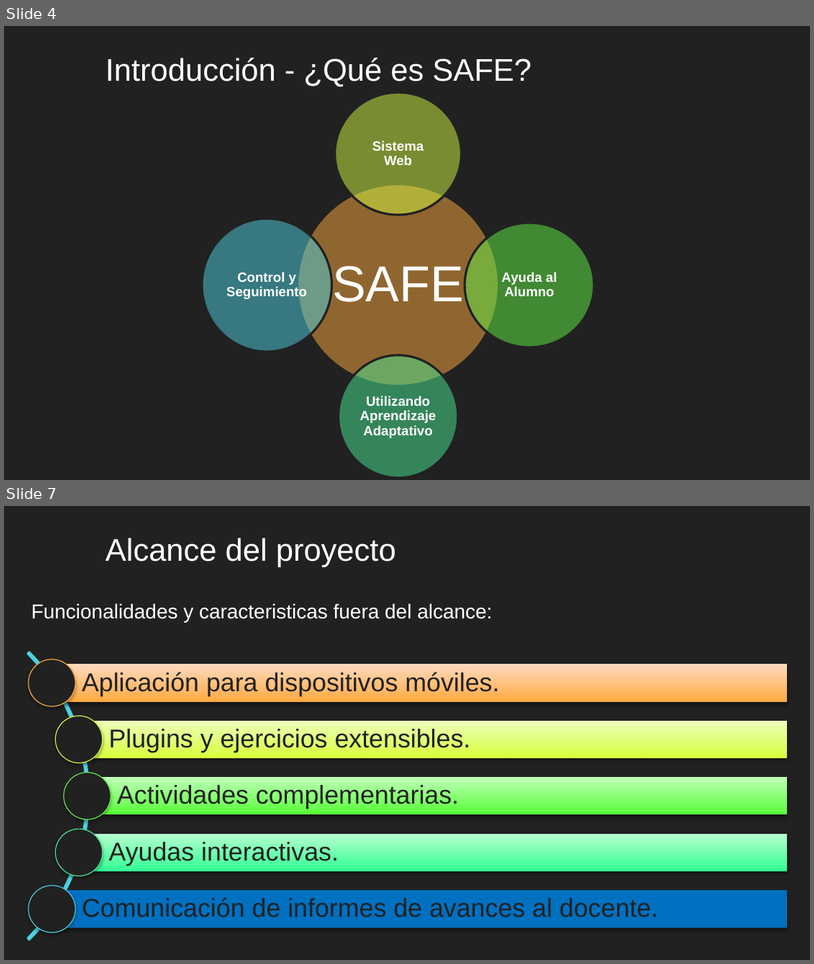
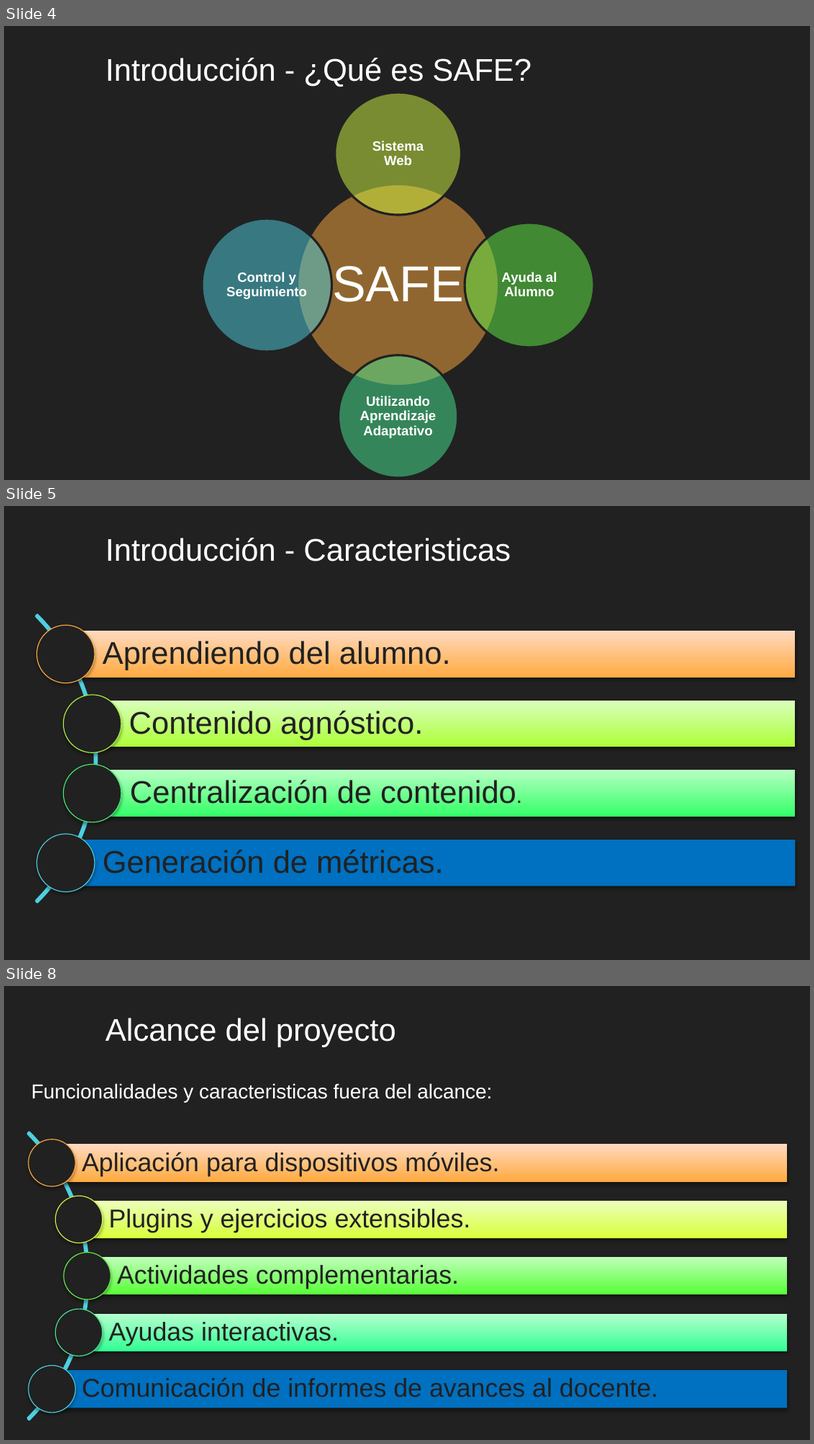
Before and after one commit to safabox/SAFE, a slide deck: trunk/docs/Entregables/Presentacion Final/SAFE presentacion final.pptx. Shown one above the other, each under a label of ours: slides 4 and 7 before the commit, slides 4, 5 and 8 after it; the slides between them are not shown. The pictures are 814x964 and 814x1444 pixels, drawn with LibreOffice and Linux fonts; fonts in the diff are those of the drawing; background and template pictures are left out. Boxes give left, top, right and bottom in pixels: in the first picture for what was removed or moved away, otherwise in the second. Text is boxed around its words. In the diff, an @@ line names an element or a change of style, - is before the commit and + after.

```diff
--- a/trunk/docs/Entregables/Presentacion Final/SAFE presentacion final.pptx
+++ b/trunk/docs/Entregables/Presentacion Final/SAFE presentacion final.pptx
@@ slide 5 added at [4, 506, 810, 960], background #212121 @@
@@ title added at [106, 538, 511, 561], 28 pt, text #FFFFFF @@
+Introducción - Caracteristicas
@@ group added at [4, 555, 796, 960]: 4 rectangles, 4 texts, 4 ellipses, 1 arch (boxed as its full ring) @@
+Aprendiendo del alumno.
+Contenido agnóstico.
+Centralización de contenido.
+Generación de métricas.
@@ what was slide 7 is now slide 8 @@
```
Also in this commit, not shown: 7 slides changed, 1 other file.
